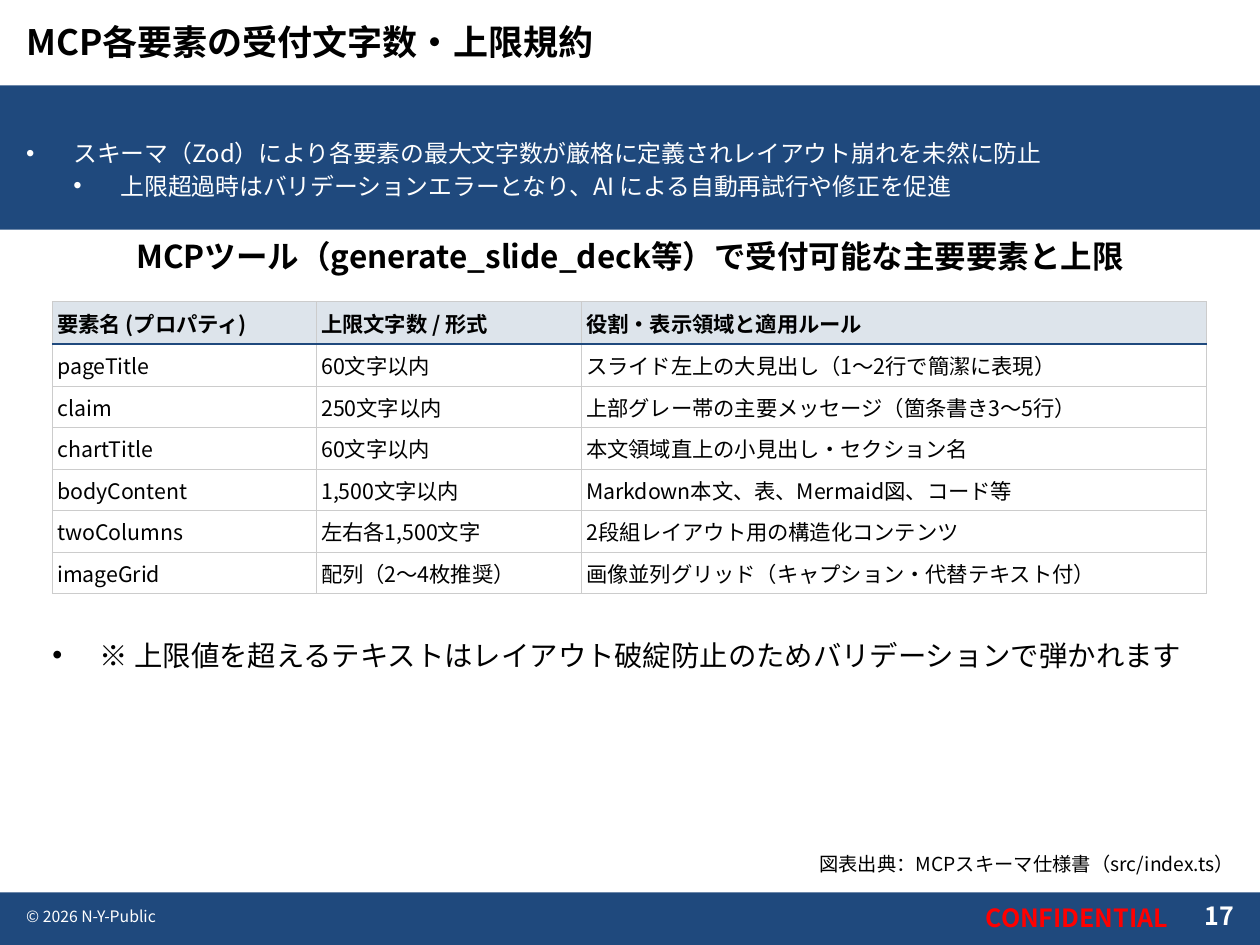
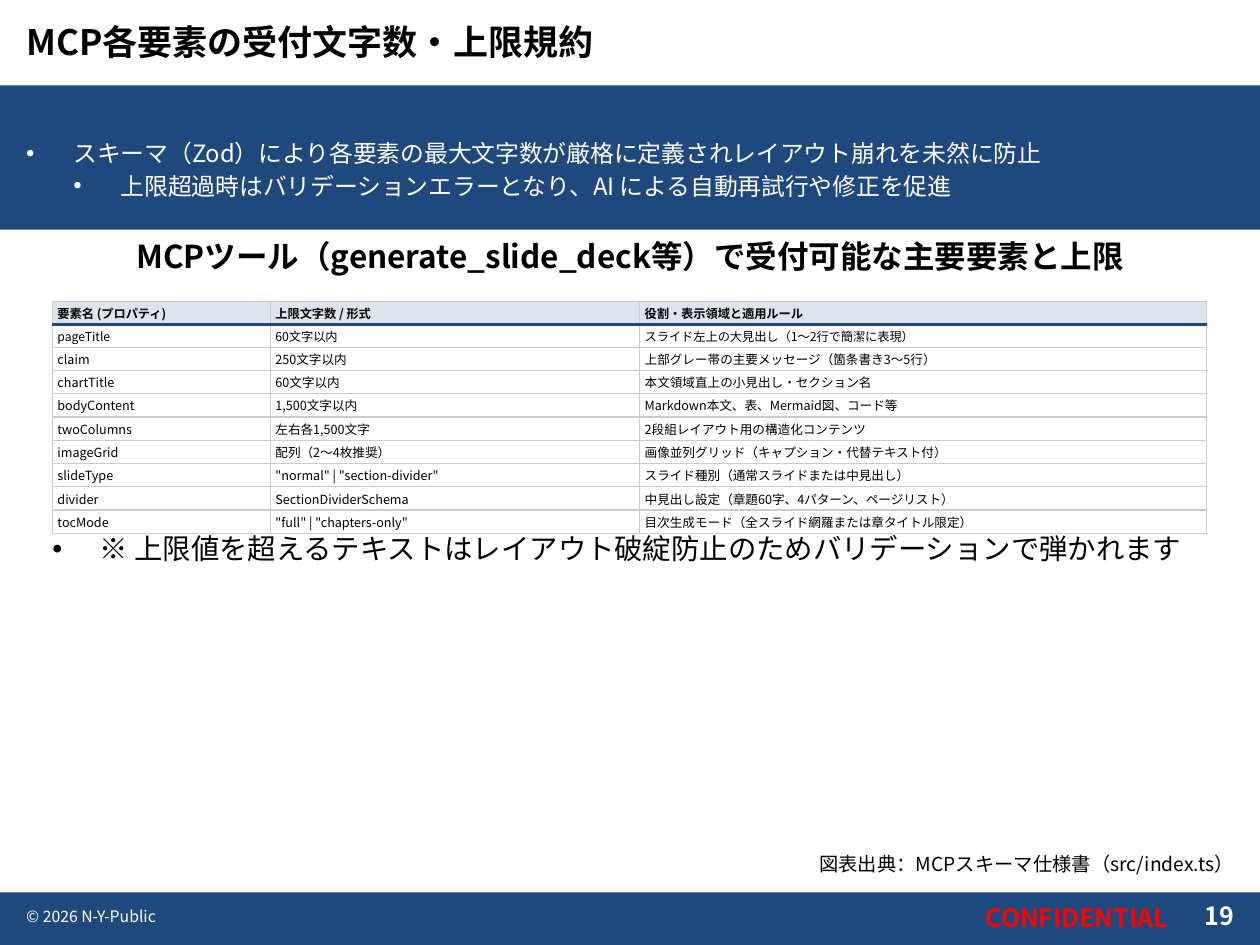
Before and after one commit to N-Y-Public/marp-slide-mcp, a slide deck: slide 19 of slides/D01-000001_Marpの使い方/D01-000001_Marpの使い方.pptx (slide 17 before the commit). Drawn at 1260x945 pixels with LibreOffice and Linux fonts; fonts in the diff are those of the drawing; background and template pictures are left out. Boxes give left, top, right and bottom in pixels: in the first picture for what was removed or moved away, otherwise in the second. Text is boxed around its words. In the diff, an @@ line names an element or a change of style, - is before the commit and + after.

Commit message:
feat(slide): add section divider slides and chapter-only toc mode (#17)
- Implement 4 section divider patterns: title-only, title-and-pages, all-chapters, and all-chapters-and-pages (PBI-020, PBI-021)
- Support chapters-only TOC mode (tocMode: 'chapters-only' / toc-chapters-only) and in-page anchor links
- Fix section divider layout: eliminate H1/H2 global hiding conflicts, secure footer positions, ensure 4:3 ratio
- Add comprehensive showcase slide deck D01-000003 (md, html, pdf)
- Update Marp user manual slide deck D01-000001 (md, pdf, pptx) with section divider and chapters-only TOC specs
- Pass all unit/integration tests and verify 0 RTM traceability breaks

Closes #17

```diff
--- a/slides/D01-000001_Marpの使い方/D01-000001_Marpの使い方.pptx
+++ b/slides/D01-000001_Marpの使い方/D01-000001_Marpの使い方.pptx
@@ table at [53,302,1207,534] @@
+row 8: slideType | "normal" | "section-divider" | スライド種別（通常スライドまたは中見出し）
+row 9: divider | SectionDividerSchema | 中見出し設定（章題60字、4パターン、ページリスト）
+row 10: tocMode | "full" | "chapters-only" | 目次生成モード（全スライド網羅または章タイトル限定）
@@ text "※ 上限値を超えるテキストはレイアウト破綻防止のためバリデーションで弾かれます" rewrapped from [134,642,1181,669] to [134,531,1181,562] @@
@@ page number at [1204,906,1233,926]: text changed @@
-17
+19
```
Also in this commit, not shown: 3 other slides changed, 2 slides added, 25 other files.
